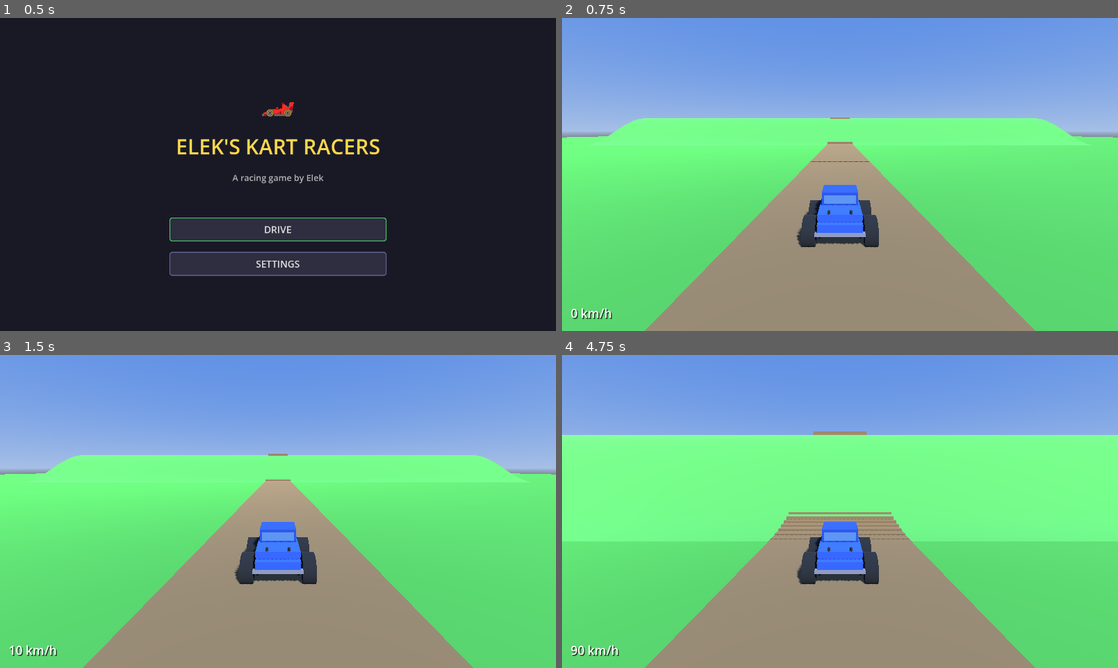
Above: before the commit, frames 1-4 (two rows, left to right).
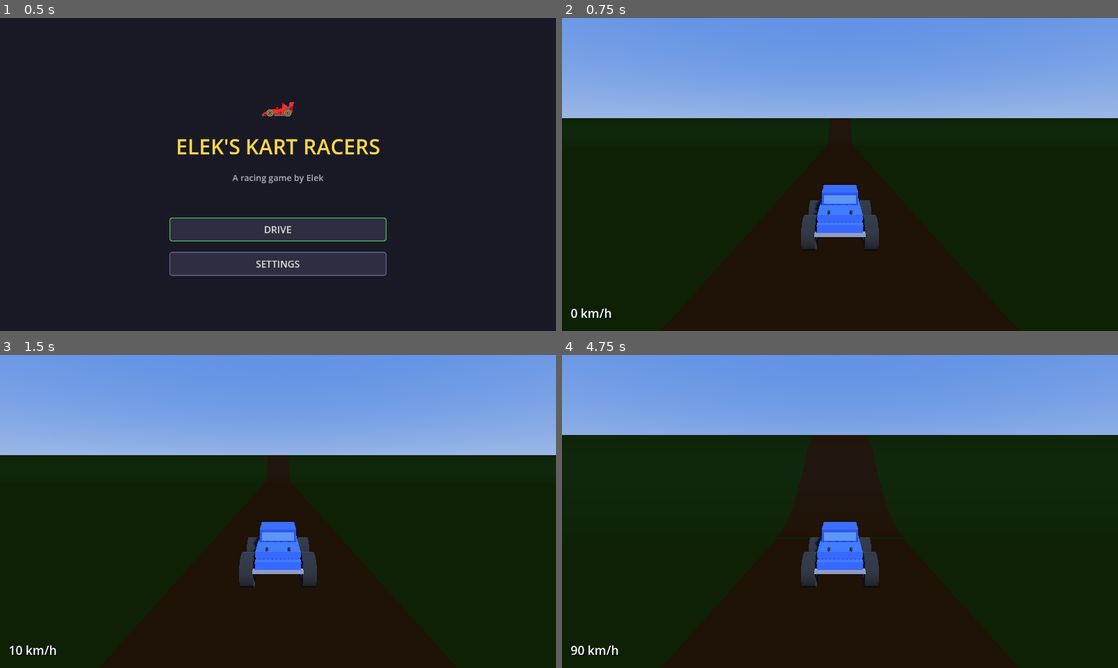
Above: after the commit, the same moments.

Repository: withdoron/Elek-games
Game: Godot game, scene res://node_3d.tscn
Same seed, same stepped clock (60 frames per second), same inputs: the game is played once before the commit and once after it.
Inputs (mouse positions are in pixels of both pictures, inside the frame that each line leads up to):
- Up to frame 1 (0.5 s): no input
- Up to frame 2 (0.75 s): click "DRIVE" at 0.5 s
- Up to frame 3 (1.5 s): tap Enter at 1.25 s; move the mouse to (305, 511) at 1.27 s; hold W (accelerate) from 1.28 s (still down); click (305, 511) at 1.42 s
- Up to frame 4 (4.75 s): keep holding W (accelerate); move the mouse to (812, 511) at 2.02 s; move the mouse to (851, 505) at 2.77 s; move the mouse to (834, 517) at 3.52 s; click (834, 517) at 3.67 s; move the mouse to (878, 514) at 4.27 s

Frame 1 is identical in both runs. In frame 2, 66% of the frame differs, in the area x 0-100%, y 31-100%; in frame 3, 66%; in frame 4, 73%, in the area x 0-100%, y 24-100%.

Commit message:
TRACK: proper mesh terrain — no more box slabs
Replaced hundreds of tilted box slabs with two proper meshes built
via SurfaceTool:
- Terrain: single smooth mesh (60x80 grid) with vertices at exact
  ground heights. No seams, no gaps, perfectly smooth hill.
- Road: single smooth strip mesh (200 segments) sitting 0.05 above
  terrain. Vertices placed at exact ground height + offset.
Both use computed normals for correct lighting. Removed flat grass
plane — terrain mesh covers everything.

Co-Authored-By: Claude Opus 4.6 (1M context) <noreply@anthropic.com>

Diff:
--- a/kart-racers/scripts/main_setup.gd
+++ b/kart-racers/scripts/main_setup.gd
@@ -15,7 +15,6 @@
 	_spawn_kart()
 	_create_speedometer()
 	_create_menu()
-	# Start paused — menu shows first
 	get_tree().paused = true
 
 
@@ -50,94 +49,118 @@
 	sun.shadow_enabled = true
 	add_child(sun)
 
-	# --- Grass ground (visual only) ---
-	var grass = MeshInstance3D.new()
-	var grass_mesh = PlaneMesh.new()
-	grass_mesh.size = Vector2(500, 500)
-	grass.mesh = grass_mesh
-	var grass_mat = StandardMaterial3D.new()
-	grass_mat.albedo_color = Color(0.25, 0.55, 0.2)
-	grass.material_override = grass_mat
-	add_child(grass)
-
-	# --- Straight road with hill ---
-	_build_straight_road()
-
-	# --- Hill terrain mesh (green mound matching the ground height) ---
-	_build_hill_terrain()
-
-
-func _build_straight_road() -> void:
-	var road_width = 10.0
-	var road_start_z = 80.0
-	var road_end_z = -130.0
-	var segments = 300
-	var road_mat = StandardMaterial3D.new()
-	road_mat.albedo_color = Color(0.45, 0.35, 0.22)
-
-	var total_length = road_start_z - road_end_z
-	var seg_length = total_length / segments
-
-	for i in range(segments):
-		var z_front = road_start_z - i * seg_length
-		var z_back = road_start_z - (i + 1) * seg_length
-		var z_mid = (z_front + z_back) / 2.0
-
-		var h_front = get_ground_height(0, z_front)
-		var h_back = get_ground_height(0, z_back)
-		var h_mid = (h_front + h_back) / 2.0
-
-		var slope_angle = atan2(h_front - h_back, seg_length)
-
-		# 10-deep slab, 3x Z overlap, raised 0.5 above green
-		var segment = MeshInstance3D.new()
-		var box = BoxMesh.new()
-		box.size = Vector3(road_width, 10.0, seg_length * 3.0)
-		segment.mesh = box
-		segment.material_override = road_mat
-		segment.position = Vector3(0, h_mid - 4.5, z_mid)
-		segment.rotation.x = slope_angle
-		add_child(segment)
-
-
-func _build_hill_terrain() -> void:
-	# Continuous green surface — no gap for road, road sits on top
-	var hill_mat = StandardMaterial3D.new()
-	hill_mat.albedo_color = Color(0.3, 0.6, 0.25)
-
-	var full_width = 200.0
-	var z_steps = 150
-	var z_start = HILL_CENTER_Z - HILL_HALF_WIDTH
-	var z_end = HILL_CENTER_Z + HILL_HALF_WIDTH
-	var z_step_size = (z_end - z_start) / z_steps
+	# --- Ground terrain (one smooth mesh covering everything) ---
+	_build_terrain_mesh()
+
+	# --- Road (smooth mesh on top of terrain) ---
+	_build_road_mesh()
+
+
+func _build_terrain_mesh() -> void:
+	# Build a single smooth mesh for the entire ground using SurfaceTool
+	var st = SurfaceTool.new()
+	st.begin(Mesh.PRIMITIVE_TRIANGLES)
+
+	var mat = StandardMaterial3D.new()
+	mat.albedo_color = Color(0.25, 0.55, 0.2)
+	st.set_material(mat)
+
+	var x_min = -150.0
+	var x_max = 150.0
+	var z_min = -130.0
+	var z_max = 80.0
+	var x_steps = 60
+	var z_steps = 80
+
+	var x_step = (x_max - x_min) / x_steps
+	var z_step = (z_max - z_min) / z_steps
 
 	for zi in range(z_steps):
-		var z_front = z_start + zi * z_step_size
-		var z_back = z_start + (zi + 1) * z_step_size
-		var z_mid = (z_front + z_back) / 2.0
-
-		var h_front = get_ground_height(0, z_front)
-		var h_back = get_ground_height(0, z_back)
-		var h_mid = (h_front + h_back) / 2.0
-
-		if h_mid < 0.05:
-			continue
-
-		var slope = atan2(h_front - h_back, z_step_size)
-
-		# 10-deep slab, 3x Z overlap — road draws on top of this
-		var strip = MeshInstance3D.new()
-		var box = BoxMesh.new()
-		box.size = Vector3(full_width, 10.0, z_step_size * 3.0)
-		strip.mesh = box
-		strip.material_override = hill_mat
-		strip.position = Vector3(0, h_mid - 5.0, z_mid)
-		strip.rotation.x = slope
-		add_child(strip)
+		for xi in range(x_steps):
+			var x0 = x_min + xi * x_step
+			var x1 = x0 + x_step
+			var z0 = z_min + zi * z_step
+			var z1 = z0 + z_step
+
+			var y00 = get_ground_height(x0, z0)
+			var y10 = get_ground_height(x1, z0)
+			var y01 = get_ground_height(x0, z1)
+			var y11 = get_ground_height(x1, z1)
+
+			var v00 = Vector3(x0, y00, z0)
+			var v10 = Vector3(x1, y10, z0)
+			var v01 = Vector3(x0, y01, z1)
+			var v11 = Vector3(x1, y11, z1)
+
+			# Triangle 1
+			st.set_normal(_calc_normal(v00, v10, v01))
+			st.add_vertex(v00)
+			st.add_vertex(v10)
+			st.add_vertex(v01)
+
+			# Triangle 2
+			st.set_normal(_calc_normal(v10, v11, v01))
+			st.add_vertex(v10)
+			st.add_vertex(v11)
+			st.add_vertex(v01)
+
+	var mesh_inst = MeshInstance3D.new()
+	mesh_inst.mesh = st.commit()
+	mesh_inst.name = "Terrain"
+	add_child(mesh_inst)
+
+
+func _build_road_mesh() -> void:
+	# Build a smooth road strip using SurfaceTool — sits slightly above terrain
+	var st = SurfaceTool.new()
+	st.begin(Mesh.PRIMITIVE_TRIANGLES)
+
+	var mat = StandardMaterial3D.new()
+	mat.albedo_color = Color(0.45, 0.35, 0.22)
+	st.set_material(mat)
+
+	var road_half_w = 5.0
+	var z_min = -130.0
+	var z_max = 80.0
+	var z_steps = 200
+	var z_step = (z_max - z_min) / z_steps
+	var road_lift = 0.05  # just enough above terrain to prevent z-fighting
+
+	for zi in range(z_steps):
+		var z0 = z_min + zi * z_step
+		var z1 = z0 + z_step
+
+		var y0 = get_ground_height(0, z0) + road_lift
+		var y1 = get_ground_height(0, z1) + road_lift
+
+		var v_l0 = Vector3(-road_half_w, y0, z0)
+		var v_r0 = Vector3(road_half_w, y0, z0)
+		var v_l1 = Vector3(-road_half_w, y1, z1)
+		var v_r1 = Vector3(road_half_w, y1, z1)
+
+		# Triangle 1
+		st.set_normal(_calc_normal(v_l0, v_r0, v_l1))
+		st.add_vertex(v_l0)
+		st.add_vertex(v_r0)
+		st.add_vertex(v_l1)
+
+		# Triangle 2
+		st.set_normal(_calc_normal(v_r0, v_r1, v_l1))
+		st.add_vertex(v_r0)
+		st.add_vertex(v_r1)
+		st.add_vertex(v_l1)
+
+	var mesh_inst = MeshInstance3D.new()
+	mesh_inst.mesh = st.commit()
+	mesh_inst.name = "Road"
+	add_child(mesh_inst)
+
+
+func _calc_normal(a: Vector3, b: Vector3, c: Vector3) -> Vector3:
+	return (b - a).cross(c - a).normalized()
 
 
 func get_ground_height(_x: float, z: float) -> float:
-	# Smooth hill using cosine — flat everywhere except the hill zone
 	var dist = abs(z - HILL_CENTER_Z)
 	if dist >= HILL_HALF_WIDTH:
 		return 0.0
@@ -148,7 +171,6 @@
 	kart = Node3D.new()
 	kart.set_script(preload("res://scripts/player_kart.gd"))
 	kart.name = "PlayerKart"
-	# Start on the flat approach, facing the hill (-Z direction)
 	var start_z = 50.0
 	kart.position = Vector3(0, 0, start_z)
 	add_child(kart)
